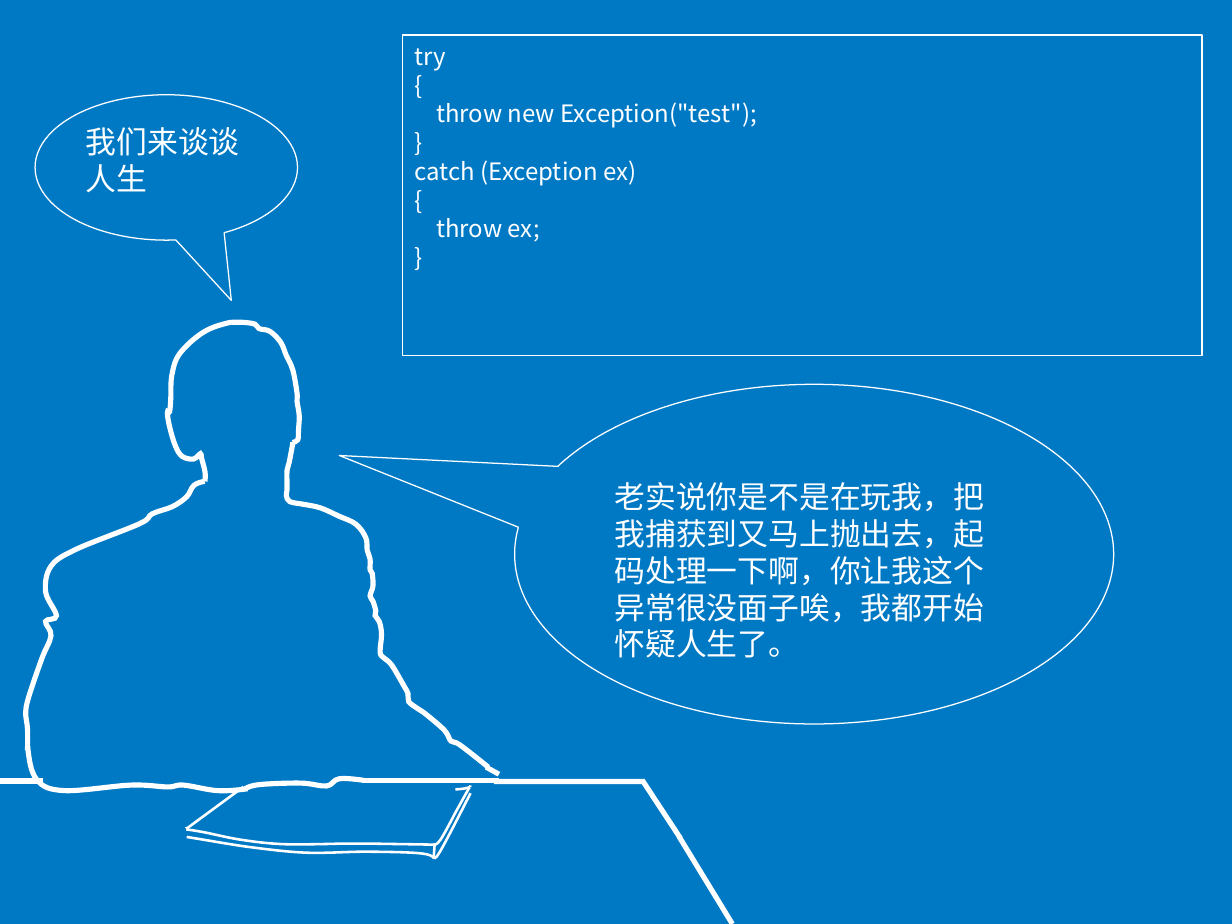
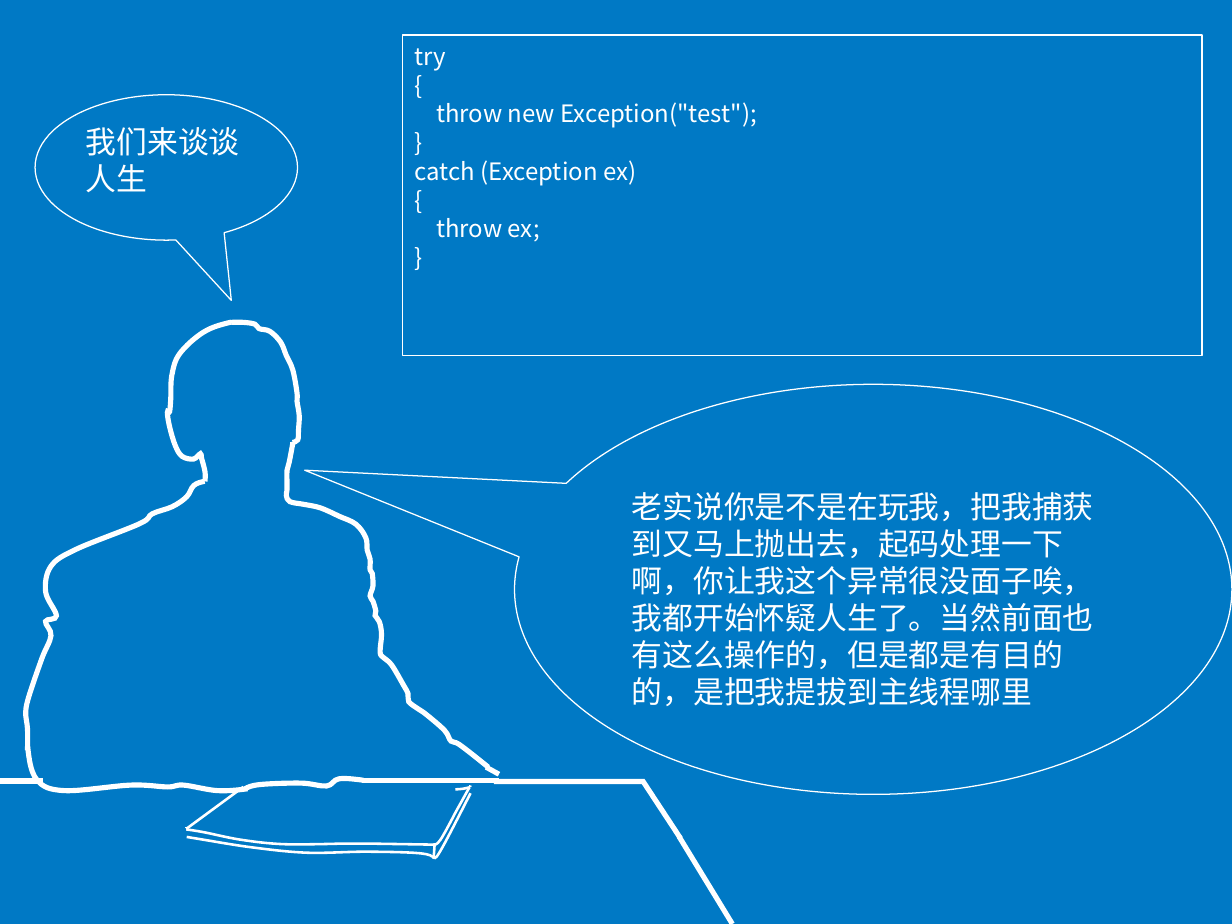
Before and after one commit to fuhaih/MyDiary, a slide deck: slide 26 of ppt/exception.ppt (slide 20 before the commit). Drawn at 1232x924 pixels with LibreOffice and Linux fonts; fonts in the diff are those of the drawing. Boxes give left, top, right and bottom in pixels: in the first picture for what was removed or moved away, otherwise in the second. Text is boxed around its words. In the diff, an @@ line names an element or a change of style, - is before the commit and + after.

Commit message:
add ppt

```diff
--- a/ppt/exception.ppt
+++ b/ppt/exception.ppt
@@ speech bubble "老实说你是不是在玩我，把我捕获到又马上抛出去，起码处理一下啊，你让我这个异常很没面子唉，我都开始怀疑人生了。当然前面也有 ...": place and size @@
-speech bubble "老实说你是不是在玩我，把我捕获到又马上抛出去，起码处理一下啊，你让我这个异常很没面子唉，我都开始怀疑人生了。当然前面也有 ..." at (515,384,1114,724)
+speech bubble "老实说你是不是在玩我，把我捕获到又马上抛出去，起码处理一下啊，你让我这个异常很没面子唉，我都开始怀疑人生了。当然前面也有 ..." at (515,384,1232,795)
@@ text in speech bubble at (632,492,1094,706): text changed @@
-老实说你是不是在玩我，把我捕获到又马上抛出去，起码处理一下啊，你让我这个异常很没面子唉，我都开始怀疑人生了。
+老实说你是不是在玩我，把我捕获到又马上抛出去，起码处理一下啊，你让我这个异常很没面子唉，我都开始怀疑人生了。当然前面也有这么操作的，但是都是有目的的，是把我提拔到主线程哪里
```
Also in this commit, not shown: 3 other slides changed, 8 slides added, 2 slides removed, 1 other file.
